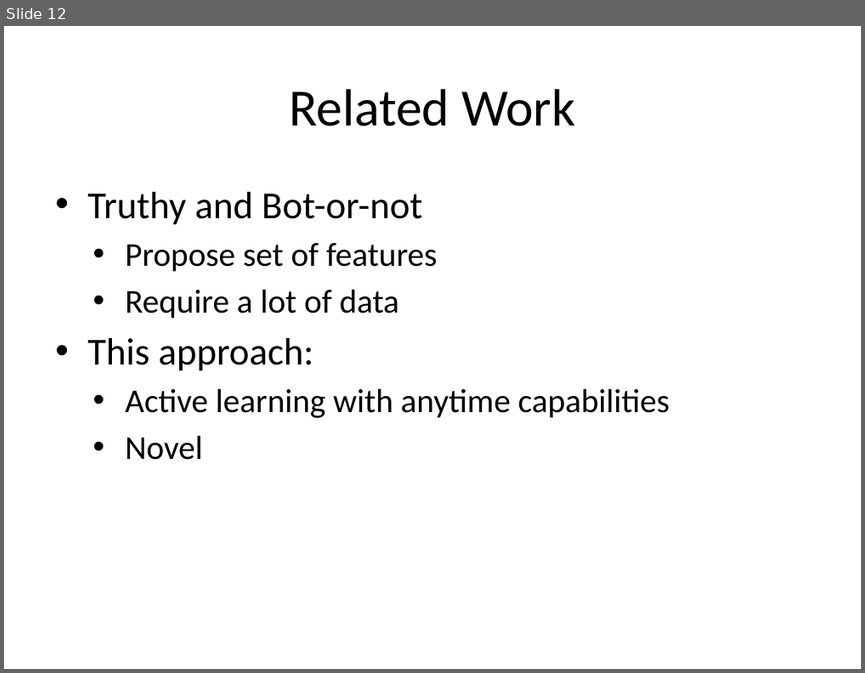
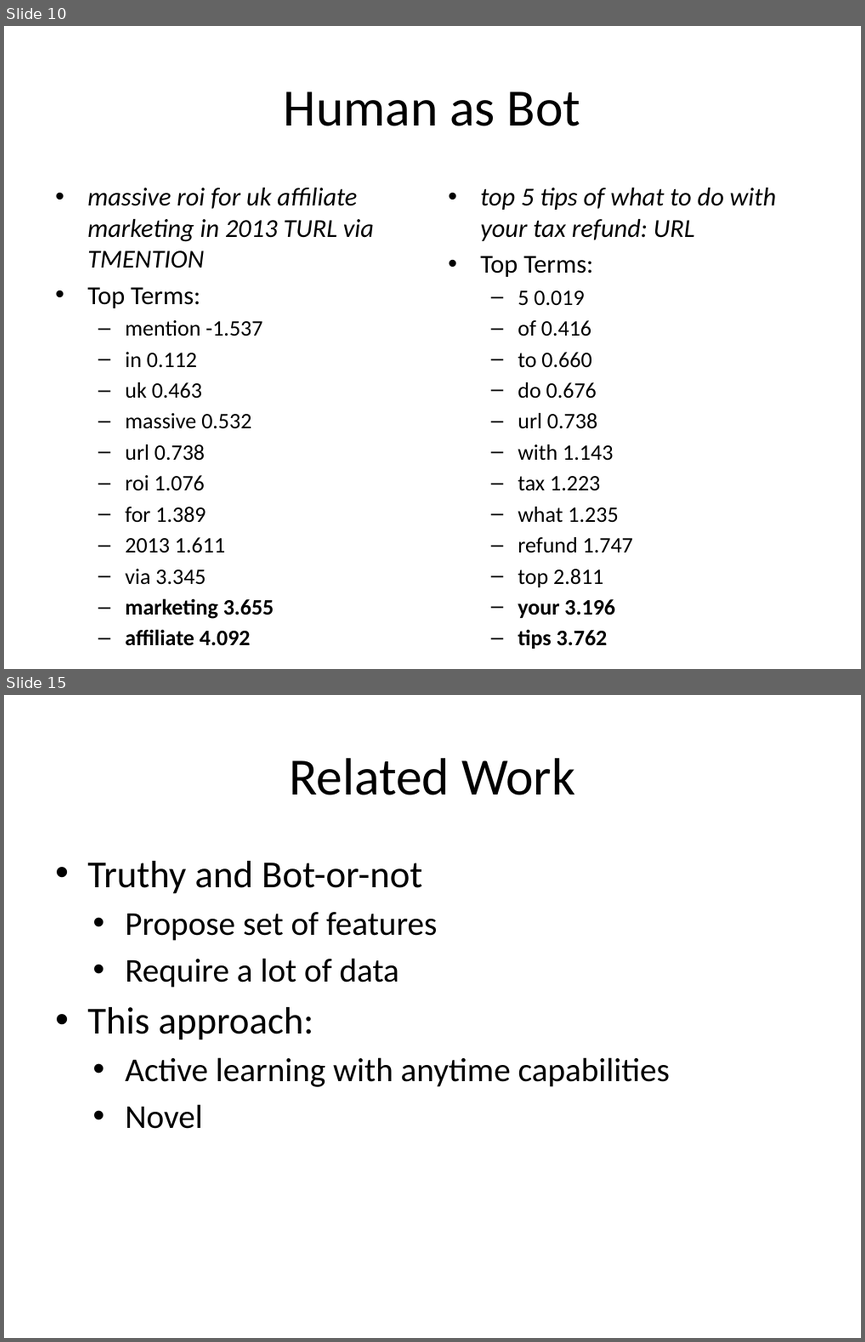
Before and after one commit to mramire8/osna, a slide deck: presentations/project.pptx. Shown one above the other, each under a label of ours: slide 12 before the commit, slides 10 and 15 after it; the slides between them are not shown. The pictures are 865x673 and 865x1342 pixels, drawn with LibreOffice and Linux fonts; fonts in the diff are those of the drawing. Boxes give left, top, right and bottom in pixels: in the first picture for what was removed or moved away, otherwise in the second. Text is boxed around its words. In the diff, an @@ line names an element or a change of style, - is before the commit and + after.

```diff
--- a/presentations/project.pptx
+++ b/presentations/project.pptx
@@ slide 10 added at (4,26,861,669), background #FFFFFF @@
@@ title added at (284,91,580,126), 44 pt, text #000000 @@
+Human as Bot
@@ text added at (87,188,374,646), 18.6 pt, text #000000 @@
+• massive roi for uk affiliate marketing in 2013 TURL via TMENTION
+• Top Terms:
+  – mention -1.537
+  – in 0.112
+  – uk 0.463
+  – massive 0.532
+  – url 0.738
+  – roi 1.076
+  – for 1.389
+  – 2013 1.611
+  – via 3.345
+  – marketing 3.655
+  – affiliate 4.092
@@ text added at (480,188,777,648), 18.6 pt, text #000000 @@
+• top 5 tips of what to do with your tax refund: URL
+• Top Terms:
+  – 5 0.019
+  – of 0.416
+  – to 0.660
+  – do 0.676
+  – url 0.738
+  – with 1.143
+  – tax 1.223
+  – what 1.235
+  – refund 1.747
+  – top 2.811
+  – your 3.196
+  – tips 3.762
@@ what was slide 12 is now slide 15 @@
```
Also in this commit, not shown: 6 slides changed, 5 other slides added, 2 slides removed.
